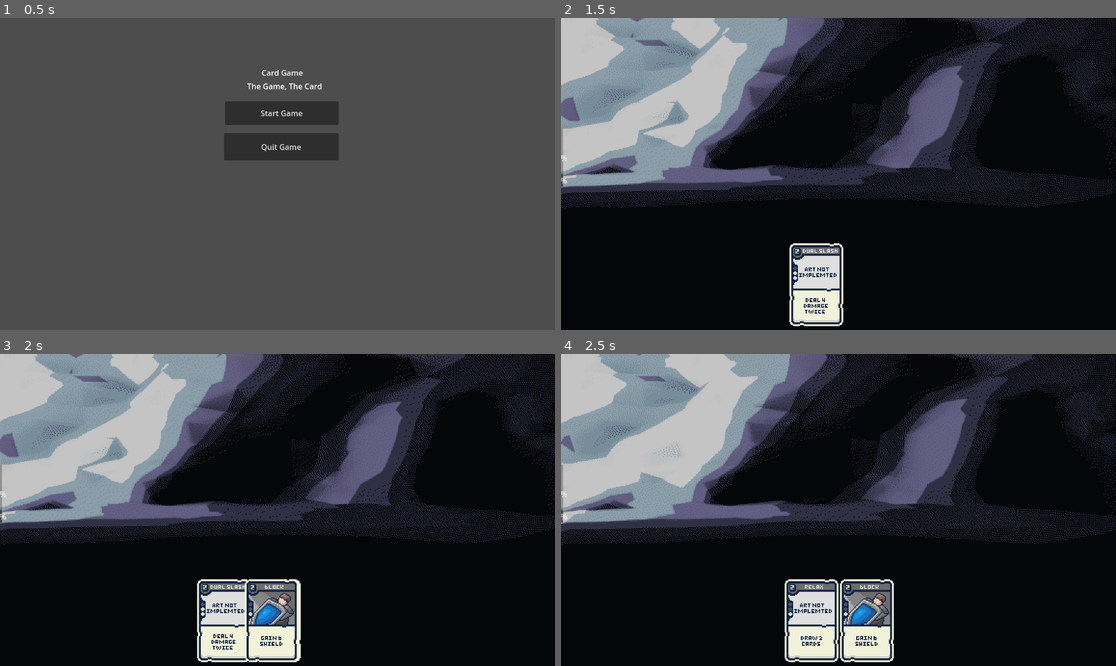
Above: before the commit, frames 1-4 (two rows, left to right).
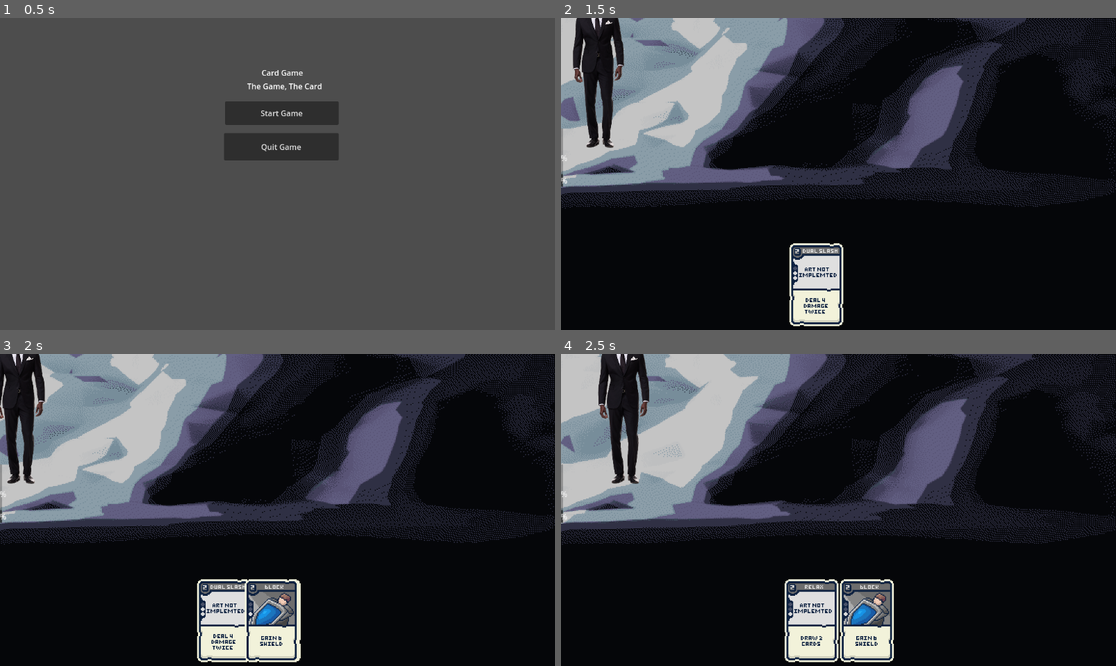
Above: after the commit, the same moments.

Repository: Fredeblok0912/Card_game
Game: Godot game, scene res://menu.tscn
Two runs of this game, one before a commit and one after it. Both use one fixed random seed, a clock stepped at 60 frames per second and the inputs below.
Inputs (mouse positions are in pixels of both pictures, inside the frame that each line leads up to):
- Up to frame 1 (0.5 s): no input
- Up to frame 2 (1.5 s): click "Start Game" at 0.5 s; move the mouse to (827, 283) at 1.27 s; click (827, 283) at 1.42 s
- Up to frame 3 (2 s): no input
- Up to frame 4 (2.5 s): move the mouse to (783, 619) at 2.02 s; hold Down (ui_down) from 2.03 s (still down); click (783, 619) at 2.17 s

Frame 1 is identical in both runs. In frame 2, 2.4% of the frame differs, in the area x 2-12%, y 0-42%; in frame 3, 2.3%; in frame 4, 2.4%, in the area x 6-16%, y 0-42%.

Commit message:
Update game.tscn

Diff:
--- a/game.tscn
+++ b/game.tscn
@@ -94,13 +94,14 @@
 [node name="Character" parent="." instance=ExtResource("4_fc0e3")]
 
 [node name="Player" type="Node2D" parent="Character" node_paths=PackedStringArray("sprite", "health_bar")]
-visible = false
 script = ExtResource("5_ryrav")
 sprite = NodePath("Sprite2D")
 health_bar = NodePath("ProgressBar")
 
 [node name="Sprite2D" type="Sprite2D" parent="Character/Player"]
-scale = Vector2(2, 2)
+z_index = -1
+position = Vector2(227, -112)
+scale = Vector2(0.5, 0.5)
 texture = ExtResource("5_hve3p")
 
 [node name="ProgressBar" type="ProgressBar" parent="Character/Player"]
